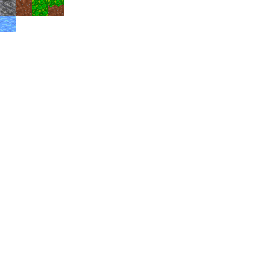
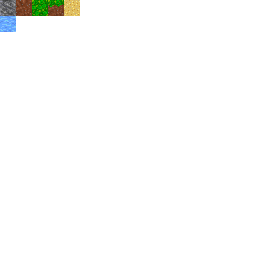
Revision of a layered 256px x 256px image; what changed, layer by layer:
painted on "Ebene" over [64, 0, 80, 16]
